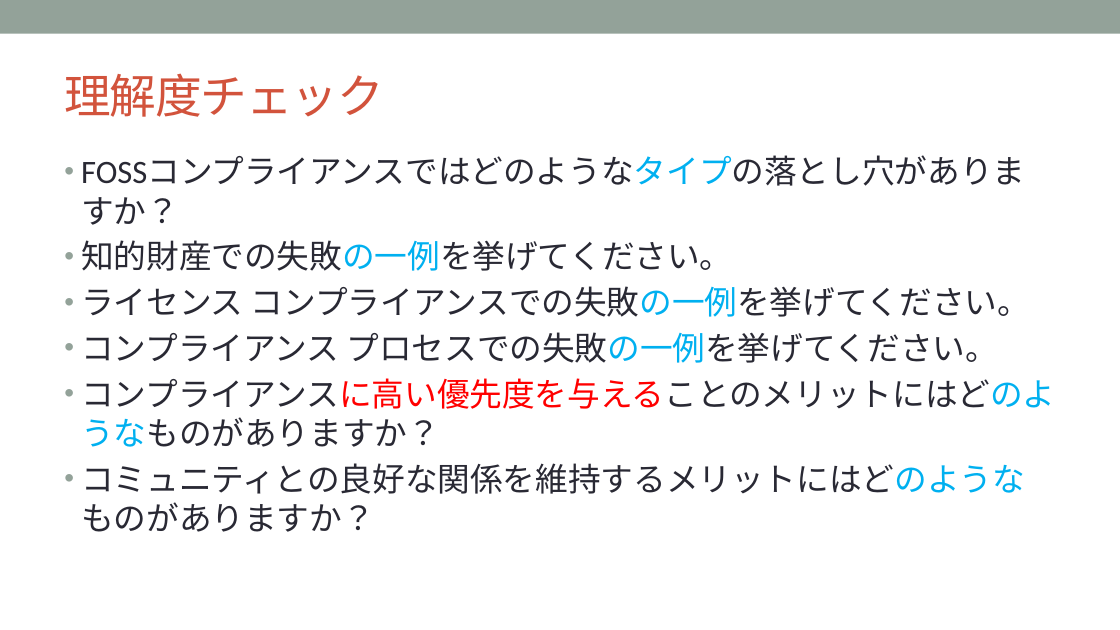
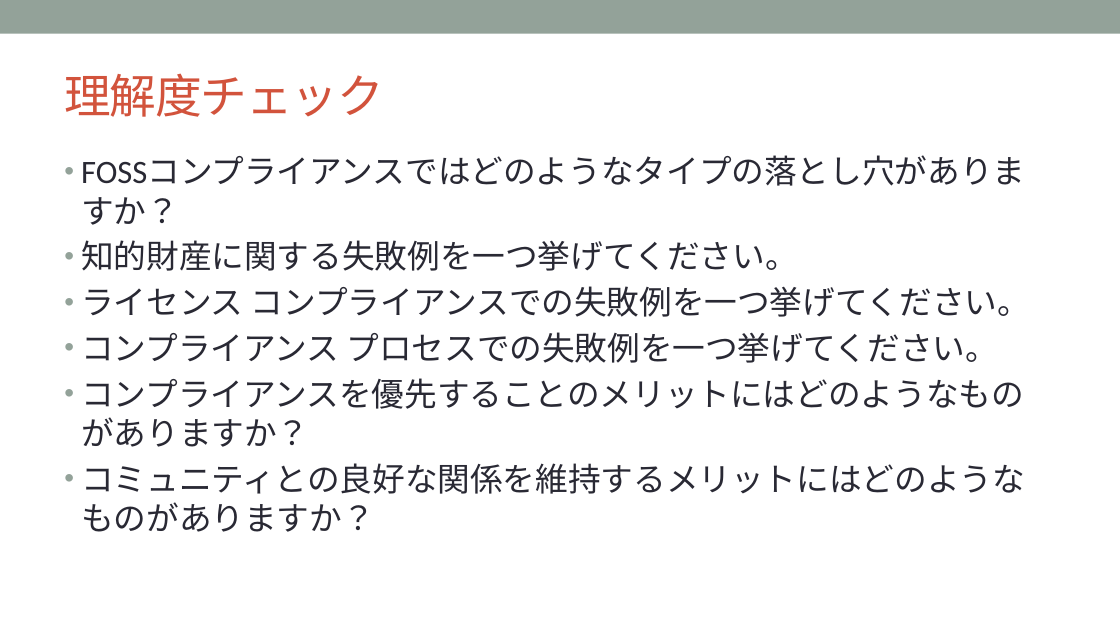
Before and after one commit to OpenChain-Project/Curriculum-Translation-JP, a slide deck: slide 76 of RC/openchain-curriculum-release-2-jp_rc1.0.pptx. Drawn at 1120x630 pixels with LibreOffice and Linux fonts; fonts in the diff are those of the drawing; background and template pictures are left out. Boxes give left, top, right and bottom in pixels: in the first picture for what was removed or moved away, otherwise in the second. Text is boxed around its words. In the diff, an @@ line names an element or a change of style, - is before the commit and + after.

```diff
--- a/RC/openchain-curriculum-release-2-jp_rc1.0.pptx
+++ b/RC/openchain-curriculum-release-2-jp_rc1.0.pptx
@@ text at box(81, 240, 1030, 447): text changed @@
-• 知的財産での失敗の一例を挙げてください。
-• ライセンス コンプライアンスでの失敗の一例を挙げてください。
-• コンプライアンス プロセスでの失敗の一例を挙げてください。
-• コンプライアンスに高い優先度を与えることのメリットにはどのようなものがありますか？
+• 知的財産に関する失敗例を一つ挙げてください。
+• ライセンス コンプライアンスでの失敗例を一つ挙げてください。
+• コンプライアンス プロセスでの失敗例を一つ挙げてください。
+• コンプライアンスを優先することのメリットにはどのようなものがありますか？
@@ text at box(81, 463, 1025, 532): text colour #00B0F0 to #292934 in "FOSSコンプライアンスではどのようなタイプの落とし穴がありますか？", "コミュニティとの良好な関係を維持するメリットにはどのようなものがありますか？" @@
```
Also in this commit, not shown: 30 other slides changed.
